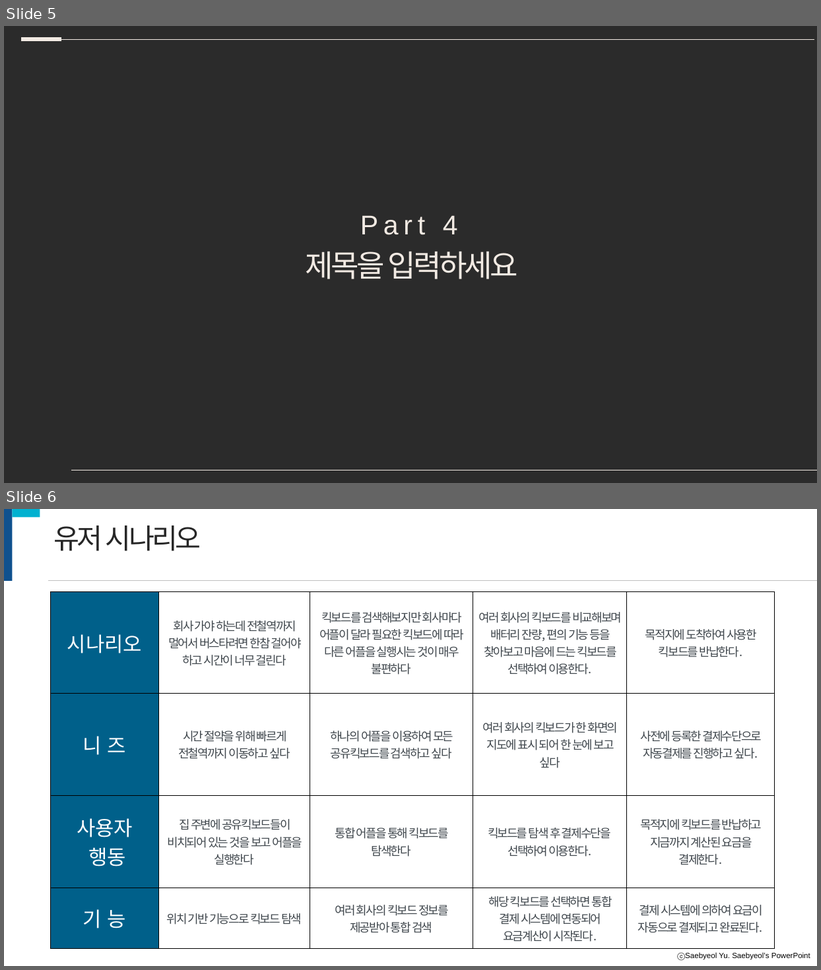
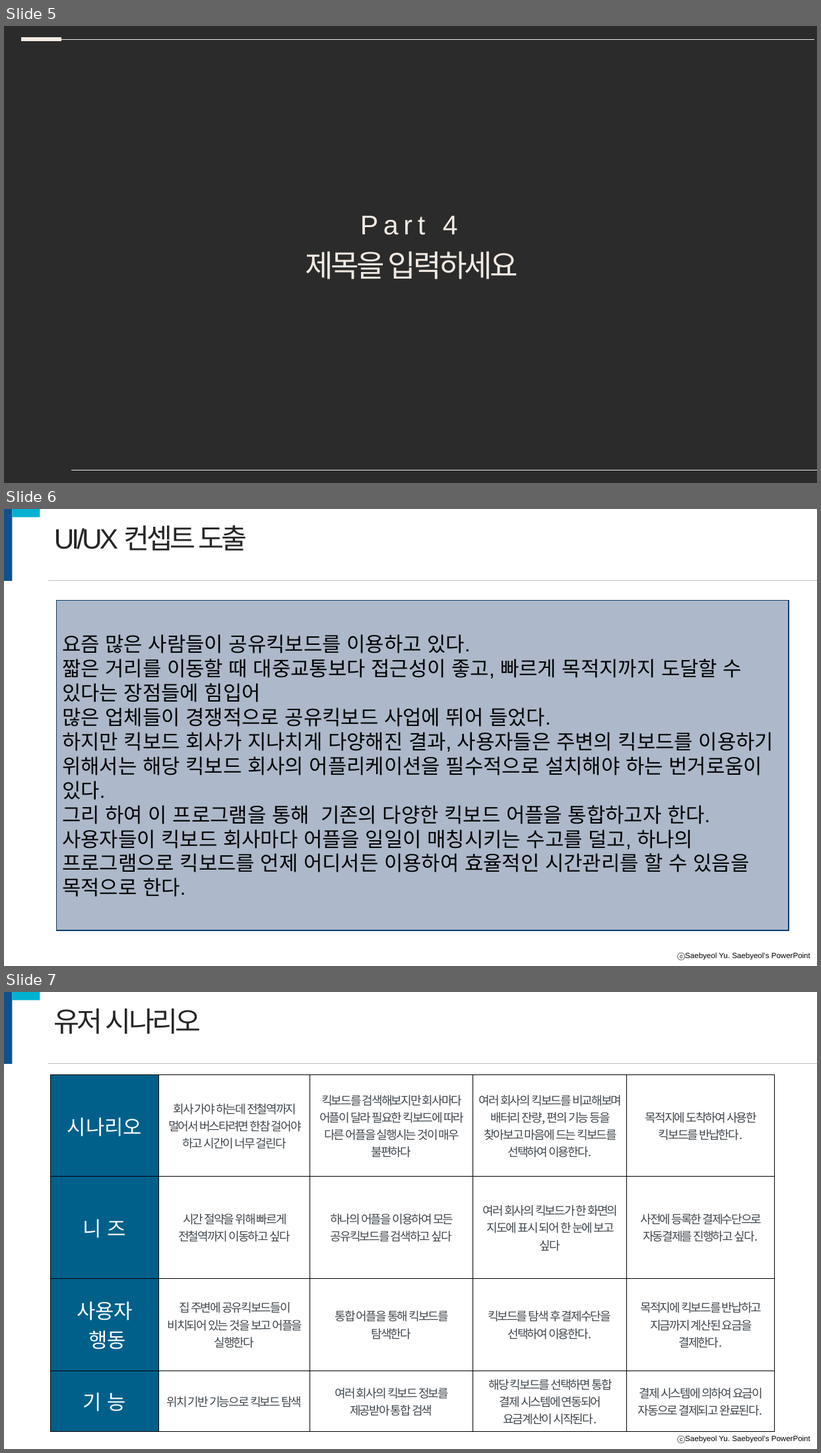
Before and after one commit to charon610/project06, a slide deck: UX(박성원 초안).pptx. Shown one above the other, each under a label of ours: slides 5 and 6 before the commit, slides 5, 6 and 7 after it. The pictures are 821x970 and 821x1453 pixels, drawn with LibreOffice and Linux fonts; fonts in the diff are those of the drawing; background and template pictures are left out; a plain dark background stands for a picture behind light text. Boxes give left, top, right and bottom in pixels: in the first picture for what was removed or moved away, otherwise in the second. Text is boxed around its words. In the diff, an @@ line names an element or a change of style, - is before the commit and + after.

Commit message:
2차 수정

```diff
--- a/UX(박성원 초안).pptx
+++ b/UX(박성원 초안).pptx
@@ slide 6 added at (4, 509, 817, 966), background #FFFFFF; not listed: 1 template element that a slide beside it also shows @@
@@ rectangle added at (4, 509, 12, 581), fill #0F518E @@
@@ rectangle added at (12, 509, 40, 517), fill #01B1D0 @@
@@ text added at (54, 525, 248, 551), 33 pt, text #262626 @@
+UI/UX 컨셉트 도출
@@ line added from (48, 580) to (817, 580), #BFBFBF 0.5 pt @@
@@ rectangle added at (56, 601, 789, 931), fill #ADB9CA, outline #0B3C69 1 pt, 24 pt, text #000000 @@
+요즘 많은 사람들이 공유킥보드를 이용하고 있다.
+짧은 거리를 이동할 때 대중교통보다 접근성이 좋고, 빠르게 목적지까지 도달할 수 있다는 장점들에 힘입어
+많은 업체들이 경쟁적으로 공유킥보드 사업에 뛰어 들었다.
+하지만 킥보드 회사가 지나치게 다양해진 결과, 사용자들은 주변의 킥보드를 이용하기 위해서는 해당 킥보드 회사의 어플리케이션을 필수적으로 설치해야 하는 번거로움이 있다.
+그리 하여 이 프로그램을 통해 기존의 다양한 킥보드 어플을 통합하고자 한다.
+사용자들이 킥보드 회사마다 어플을 일일이 매칭시키는 수고를 덜고, 하나의 프로그램으로 킥보드를 언제 어디서든 이용하여 효율적인 시간관리를 할 수 있음을 목적으로 한다.
@@ what was slide 6 is now slide 7 @@
```
